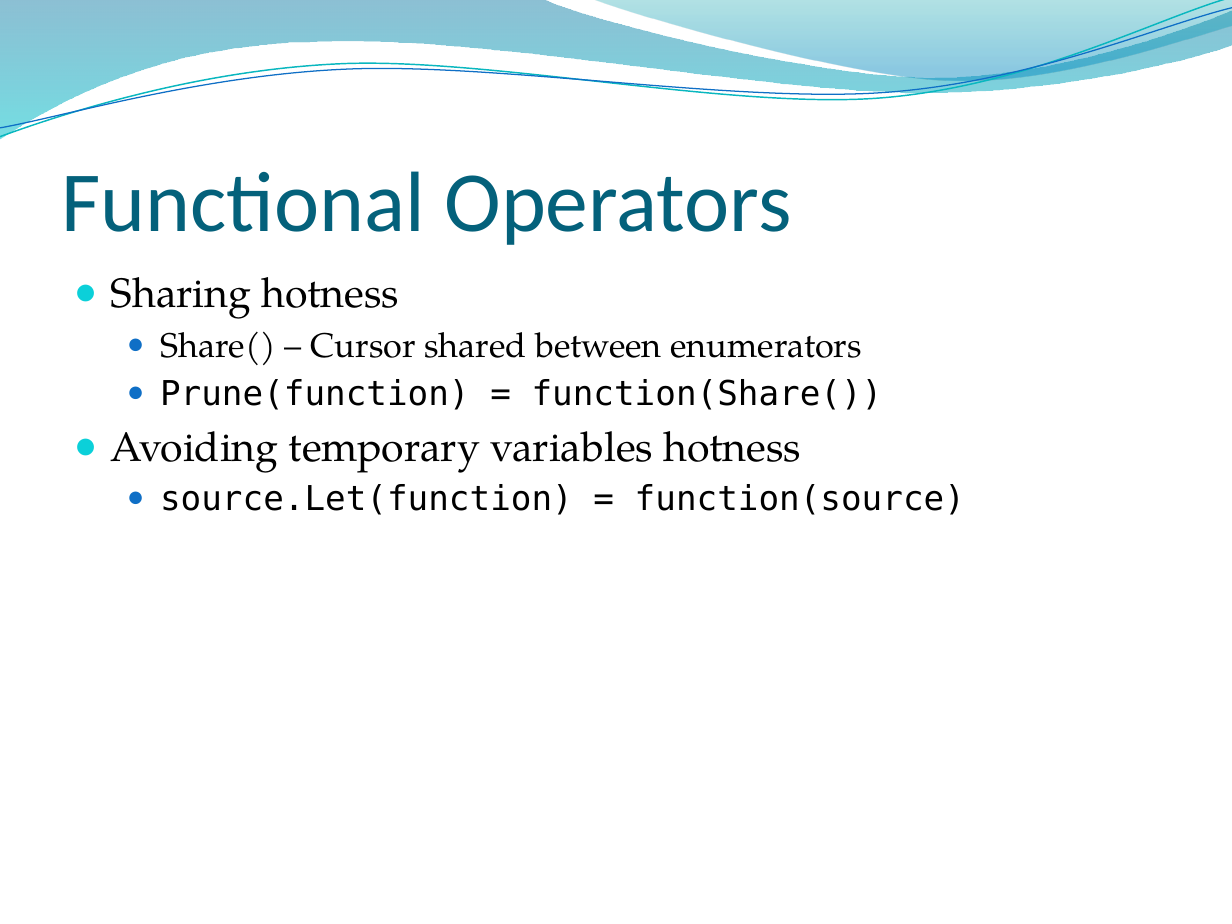
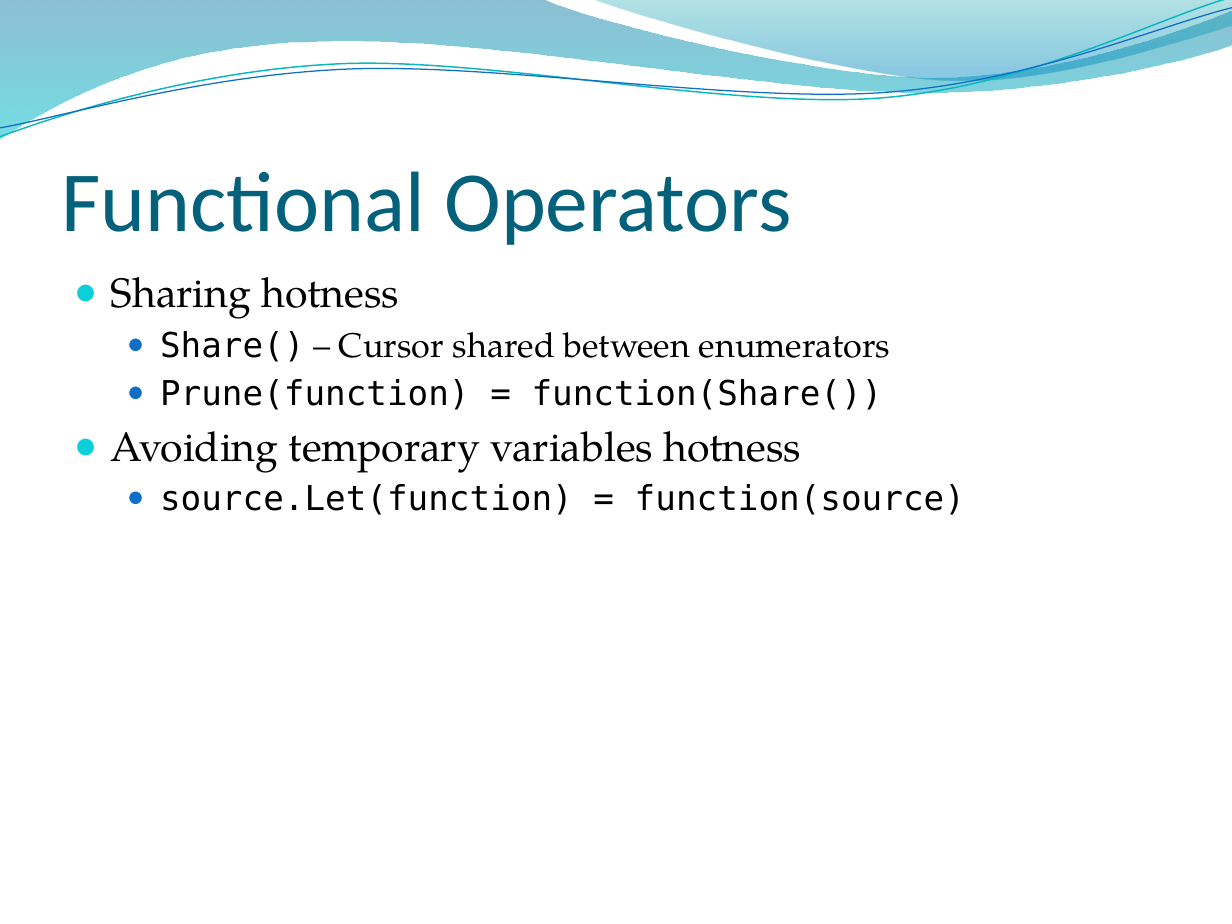
Before and after one commit to dahlbyk/Presentations, a slide deck: slide 25 of LINQ2/KDahlby.201010.TCCC.LINQ2.pptx. Drawn at 1232x924 pixels with LibreOffice and Linux fonts; fonts in the diff are those of the drawing; background and template pictures are left out. Boxes give left, top, right and bottom in pixels: in the first picture for what was removed or moved away, otherwise in the second. Text is boxed around its words. In the diff, an @@ line names an element or a change of style, - is before the commit and + after.

```diff
--- a/LINQ2/KDahlby.201010.TCCC.LINQ2.pptx
+++ b/LINQ2/KDahlby.201010.TCCC.LINQ2.pptx
@@ text at (x1=160, y1=331, x2=890, y2=362): font TeX Gyre Pagella to DejaVu Sans Mono in "Share()" @@
```
Also in this commit, not shown: 3 other slides changed.
